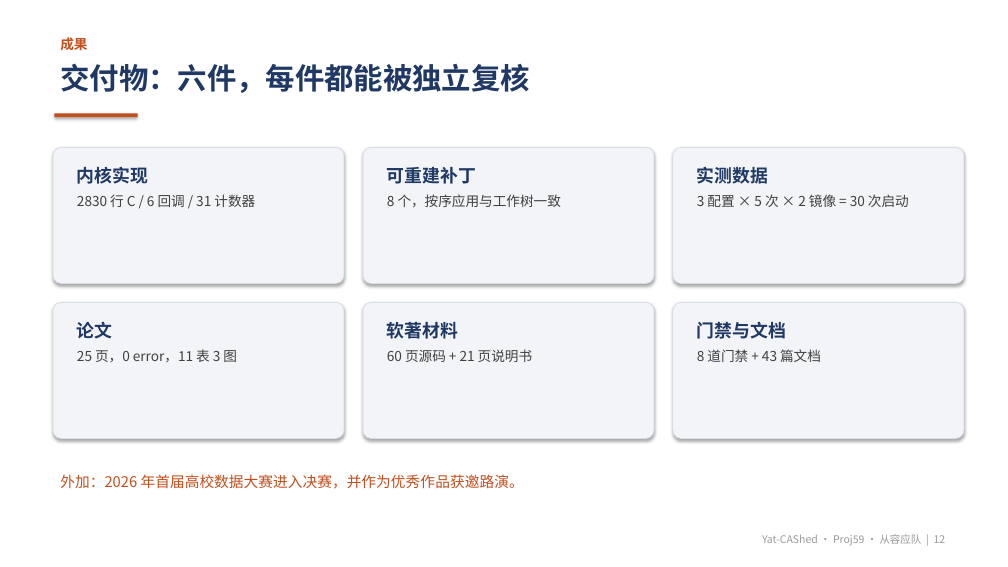
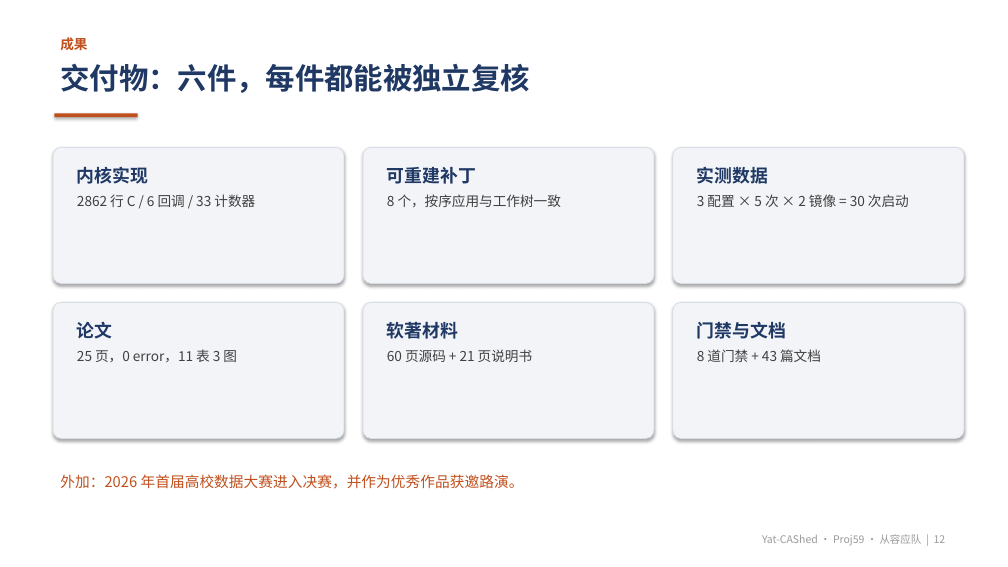
Before and after one commit to mafuquan430/Yat-CAshed, a slide deck: slide 12 of report/slides/结题答辩.pptx. Drawn at 1008x567 pixels with LibreOffice and Linux fonts; fonts in the diff are those of the drawing. Boxes give left, top, right and bottom in pixels: in the first picture for what was removed or moved away, otherwise in the second. Text is boxed around its words. In the diff, an @@ line names an element or a change of style, - is before the commit and + after.

```diff
--- a/report/slides/结题答辩.pptx
+++ b/report/slides/结题答辩.pptx
@@ text at (x1=77, y1=194, x2=255, y2=207): text changed @@
-2830 行 C / 6 回调 / 31 计数器
+2862 行 C / 6 回调 / 33 计数器
```
Also in this commit, not shown: 2 other slides changed, 27 other files.
